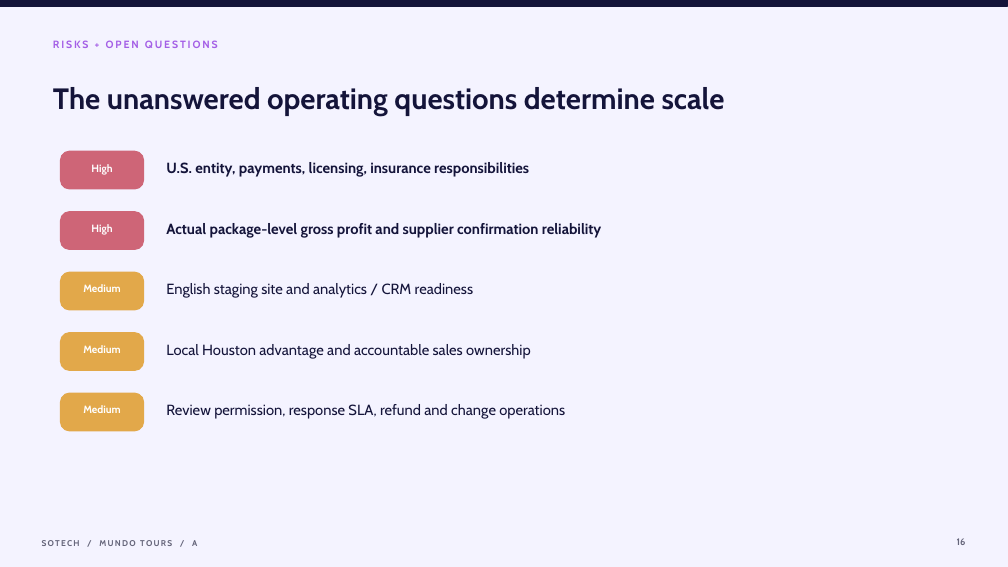
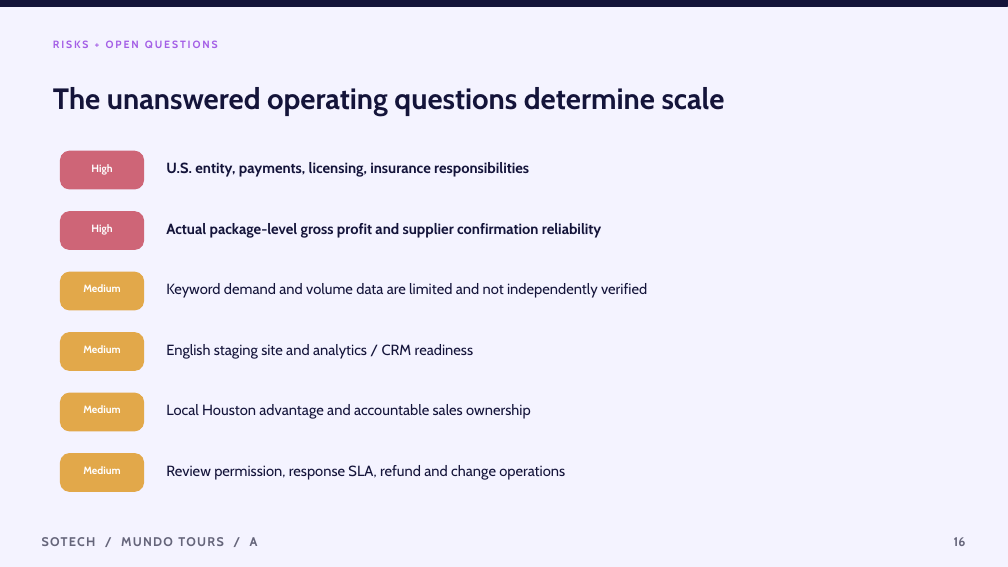
Before and after one commit to thesocialtech/sotech-public-deliverables, a slide deck: slide 16 of deliverables/SOT-2041/mundo-tours-deck-a.pptx. Drawn at 1008x567 pixels with LibreOffice and Linux fonts; fonts in the diff are those of the drawing. Boxes give left, top, right and bottom in pixels: in the first picture for what was removed or moved away, otherwise in the second. Text is boxed around its words. In the diff, an @@ line names an element or a change of style, - is before the commit and + after.

Commit message:
Add keyword-data caveat to Mundo Tours Deck A

```diff
--- a/deliverables/SOT-2041/mundo-tours-deck-a.pptx
+++ b/deliverables/SOT-2041/mundo-tours-deck-a.pptx
@@ text added at (166, 283, 647, 298), 14 pt, text #14143A @@
+Keyword demand and volume data are limited and not independently verified
@@ 3 texts: place and size @@
-3 texts at (166, 283, 565, 419)
+3 texts at (166, 344, 565, 480)
@@ rounded rectangle added at (60, 454, 144, 492), fill #E2A84A, outline #E2A84A 1 pt @@
@@ text added at (83, 466, 120, 474), 10 pt, text #FFFFFF, bold @@
+Medium
@@ text "SOTECH / MUNDO TOURS / ..." at (42, 537, 258, 546): size 8 to 12 pt @@
@@ text "16" at (954, 537, 966, 546): size 9 to 12 pt @@
```
Also in this commit, not shown: 16 other slides changed, 1 other file.
